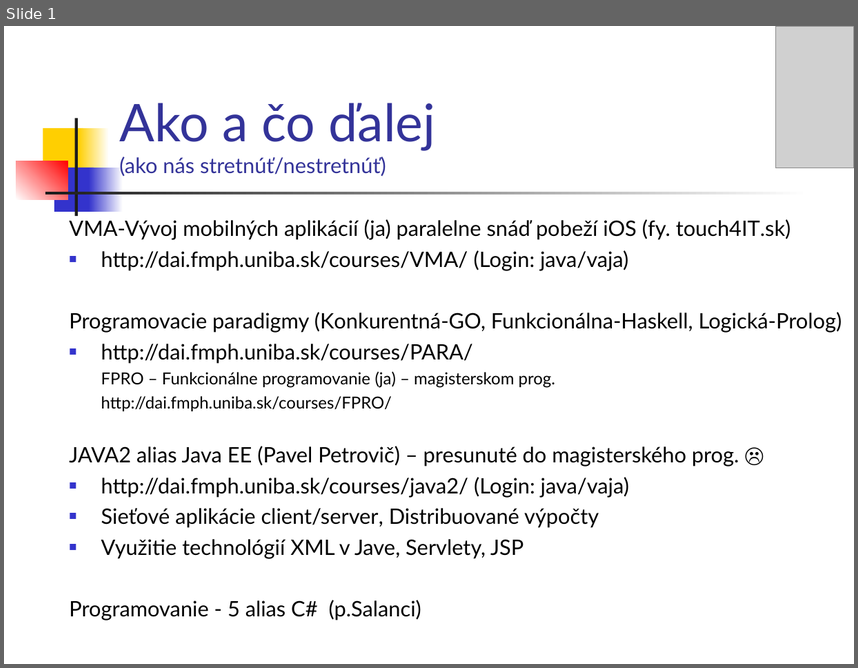
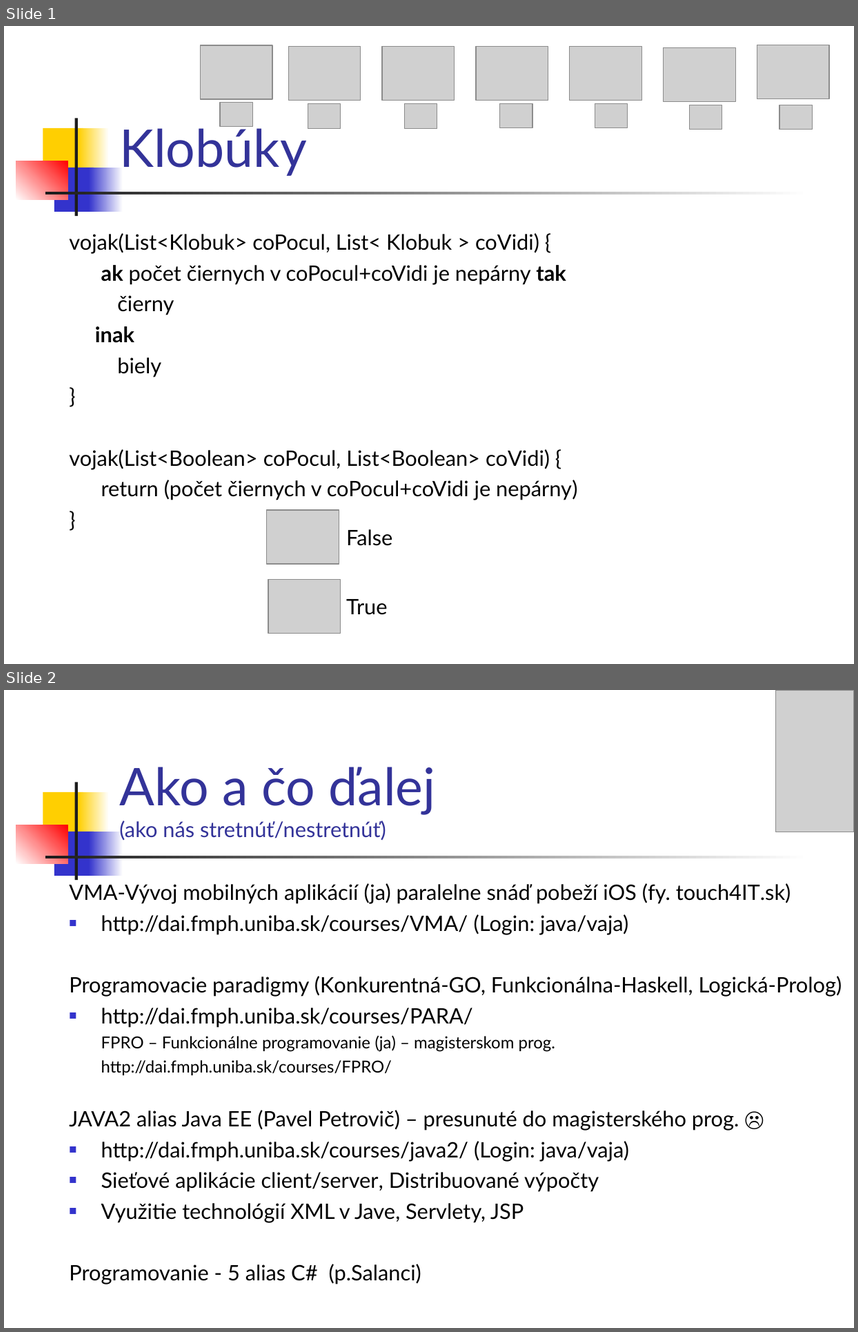
Before and after one commit to Programovanie4/Prednasky, a slide deck: 13/grandfinale.ppt. Shown one above the other, each under a label of ours: slide 1 before the commit, slides 1 and 2 after it. The pictures are 858x668 and 858x1332 pixels, drawn with LibreOffice and Linux fonts; fonts in the diff are those of the drawing; grey boxes stand for pictures. Boxes give left, top, right and bottom in pixels: in the first picture for what was removed or moved away, otherwise in the second. Text is boxed around its words. In the diff, an @@ line names an element or a change of style, - is before the commit and + after.

```diff
--- a/13/grandfinale.ppt
+++ b/13/grandfinale.ppt
@@ slide 1 added at (4, 26, 854, 664), background #FFFFFF; not listed: 7 template elements that a slide beside it also shows @@
@@ picture added at (201, 45, 272, 99) @@
@@ picture added at (757, 45, 829, 99) @@
@@ picture added at (289, 47, 361, 100) @@
@@ picture added at (382, 47, 455, 100) @@
@@ picture added at (476, 47, 548, 100) @@
@@ picture added at (569, 47, 642, 100) @@
@@ picture added at (664, 47, 736, 101) @@
@@ picture added at (220, 103, 252, 127) @@
@@ picture added at (308, 104, 341, 129) @@
@@ picture added at (404, 104, 437, 129) @@
@@ picture added at (499, 103, 533, 128) @@
@@ picture added at (595, 103, 628, 128) @@
@@ picture added at (689, 105, 722, 129) @@
@@ picture added at (780, 105, 811, 129) @@
@@ title added at (119, 122, 307, 176), 44 pt, text #333399 @@
+Klobúky
@@ text added at (69, 233, 577, 500), 18 pt, text #000000 @@
+vojak(List<Klobuk> coPocul, List< Klobuk > coVidi) {
+ak počet čiernych v coPocul+coVidi je nepárny tak
+čierny
+inak
+biely
+}
+vojak(List<Boolean> coPocul, List<Boolean> coVidi) {
+return (počet čiernych v coPocul+coVidi je nepárny)
+}
@@ picture added at (267, 510, 339, 564) @@
@@ text added at (346, 529, 392, 546), 18 pt, text #000000 @@
+False
@@ picture added at (268, 579, 341, 633) @@
@@ text added at (346, 599, 387, 615), 18 pt, text #000000 @@
+True
@@ what was slide 1 is now slide 2 @@
```
Also in this commit, not shown: 1 other file.
